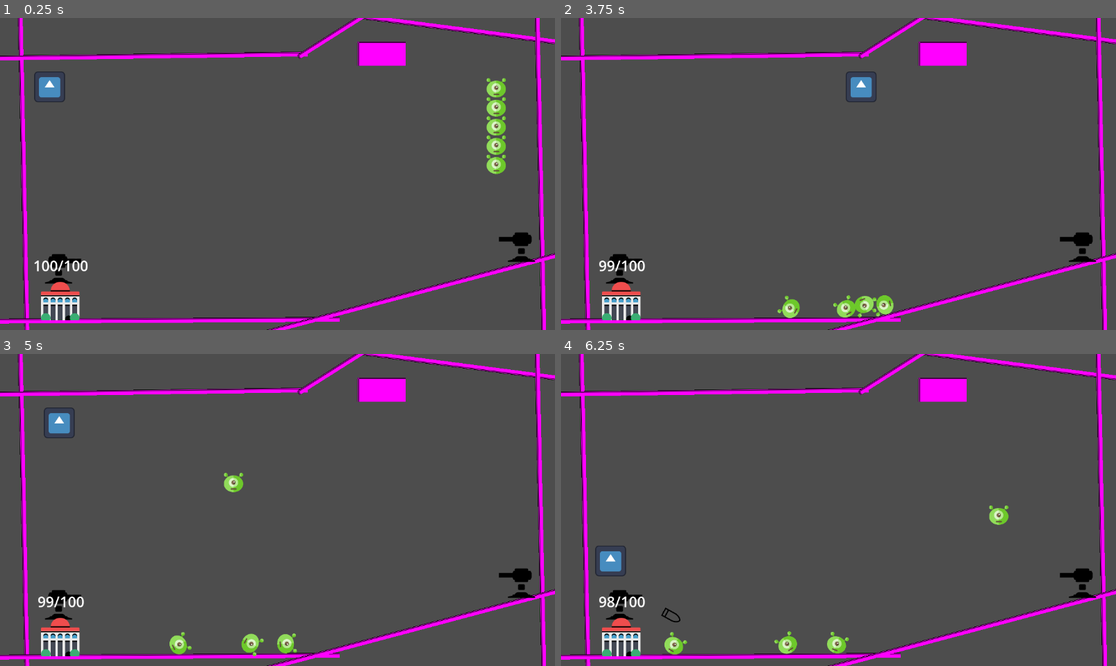
Above: before the commit, frames 1-4 (two rows, left to right).
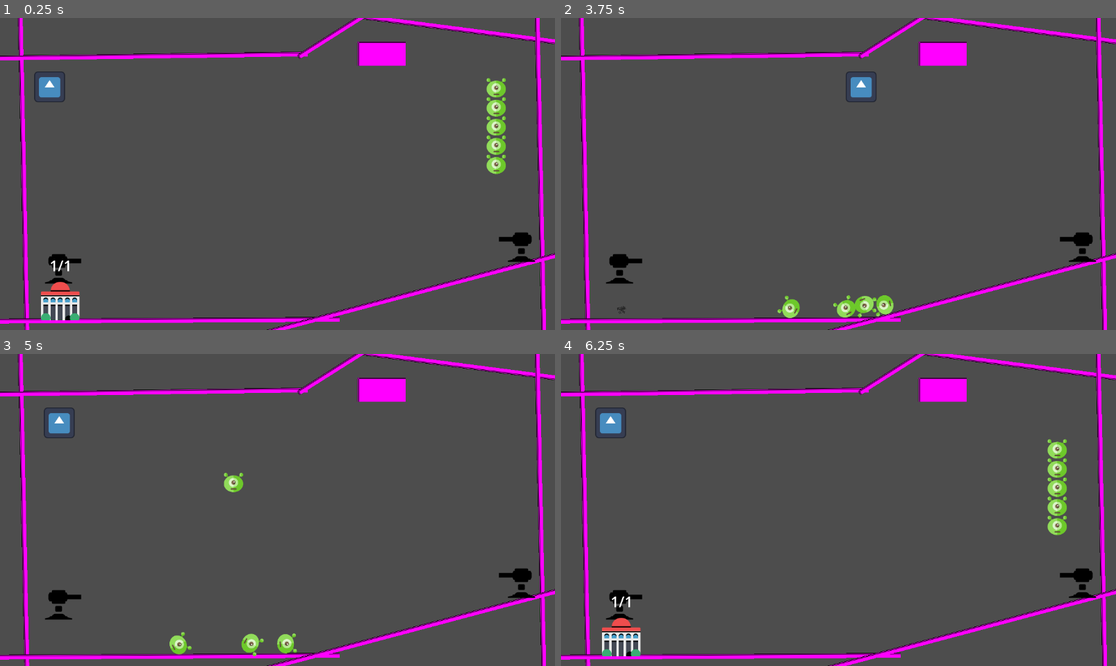
Above: after the commit, the same moments.

Repository: gasbank/godot-llm-yyt
Game: Godot game, scene res://game.tscn
Two runs of this game, one before a commit and one after it. Both use one fixed random seed, a clock stepped at 60 frames per second and the inputs below. The engine's default icon, where the game draws it, is replaced by a stand-in: a white triangle on a blue panel in a dark square.
Inputs (mouse positions are in pixels of both pictures, inside the frame that each line leads up to):
- Up to frame 1 (0.25 s): no input
- Up to frame 2 (3.75 s): tap Enter at 0.5, 0.6, 2.1, 3.6 s; move the mouse to (960, 158) at 0.52 s; hold D (move_right) 0.53-1.28 s; click (960, 158) at 0.67 s; move the mouse to (727, 189) at 1.27 s; hold S (move_down) 1.28-2.03 s; tap Keypad Enter at 1.35, 2.85 s; move the mouse to (894, 105) at 2.02 s; hold D (move_right) 2.03-2.78 s; move the mouse to (810, 236) at 2.77 s; hold W (move_up) 2.78-3.53 s; click (810, 236) at 2.92 s; move the mouse to (1005, 220) at 3.52 s; hold A (move_left) from 3.53 s (still down)
- Up to frame 3 (5 s): keep holding A (move_left); move the mouse to (111, 463) at 4.27 s; tap Keypad Enter at 4.35 s
- Up to frame 4 (6.25 s): move the mouse to (866, 510) at 5.02 s; release A (move_left) at 5.03 s; hold S (move_down) 5.03-5.75 s; tap Enter at 5.1 s; click (866, 510) at 5.17 s; click (838, 544) at 5.75 s, where only the run after the commit has a clickable "재도전!"

The runs differ from the first frame. In frame 1, 0.1% of the frame differs, in the area x 6-16%, y 77-82%; in frame 2, 0.8%; in frame 3, 0.8%; in frame 4, 2.4%, in the area x 6-92%, y 17-97%.

Commit message:
건물 파괴 & 게임 오버와 재시도

Diff:
--- /dev/null
+++ b/Delay.gd
@@ -0,0 +1,9 @@
+extends Node
+
+func after(sec: float, callable: Callable) -> void:
+	var t := get_tree().create_timer(sec)
+	t.timeout.connect(callable)
+
+func pause():
+	print('hey')
+	get_tree().paused = true
--- a/building.gd
+++ b/building.gd
@@ -1,12 +1,27 @@
 extends Area2D
+class_name Building
 
 @export var hp: int = 100
 @export var max_hp: int = 100
 
+signal building_destroyed()
+
 func _ready() -> void:
 	body_entered.connect(_on_body_entered)
+	_update_hp_text()
 
 func _on_body_entered(other: Node) -> void:
 	other.queue_free()
 	hp -= 1
+	_update_hp_text()
+	if hp <= 0:
+		queue_free()
+		var explosion := preload('res://explosion.tscn').instantiate() as GPUParticles2D
+		explosion.global_position = global_position
+		explosion.restart()
+		get_parent().add_child(explosion)
+		building_destroyed.emit()
+		#Delay.after(2.0, func(): Delay.pause())
+
+func _update_hp_text():
 	$HPText.text = "%d/%d" % [hp, max_hp]
--- a/game.gd
+++ b/game.gd
@@ -1,14 +1,34 @@
 extends Node2D
 
 @export var enemy_scene: PackedScene
-@onready var spawn_point: Node2D = $SpawnPoint
+@export var spawn_point: Node2D
 
 func _ready() -> void:
 	# 예: 시작하자마자 5개 생성
 	spawn_multiple(5)
+
+	for building in _collect_building_with_type(self):
+		building.building_destroyed.connect(_on_building_destroyed)
 
 func spawn_multiple(count: int) -> void:
 	for i in range(count):
 		var enemy = enemy_scene.instantiate()      # ① 프리팹 인스턴스 생성
 		enemy.position = spawn_point.position      # ② 생성 위치 지정
 		add_child(enemy)                           # ③ 씬 트리에 추가
+
+func _collect_building_with_type(root: Node) -> Array[Building]:
+	var bucket: Array[Building] = []
+	if root is Building:
+		bucket.append(root)
+	for child in root.get_children():
+		bucket.append_array(_collect_building_with_type(child))
+	return bucket
+
+func _on_building_destroyed() -> void:
+	await get_tree().create_timer(2.0).timeout
+
+	get_tree().paused = true
+
+	var game_over_canvas_layer := preload('res://game_over_canvas_layer.tscn').instantiate()
+	game_over_canvas_layer.process_mode = Node.PROCESS_MODE_ALWAYS
+	add_child(game_over_canvas_layer)
--- a/game.tscn
+++ b/game.tscn
@@ -21,9 +21,10 @@
 [sub_resource type="PlaceholderTexture2D" id="PlaceholderTexture2D_fc0e3"]
 size = Vector2(800, 10)
 
-[node name="Node2D" type="Node2D"]
+[node name="Node2D" type="Node2D" node_paths=PackedStringArray("spawn_point")]
 script = ExtResource("1_eow3j")
 enemy_scene = ExtResource("6_ryrav")
+spawn_point = NodePath("SpawnPoint")
 
 [node name="TestArea2D" type="Area2D" parent="."]
 position = Vector2(792, 74)
@@ -133,6 +134,8 @@
 collision_layer = 16
 collision_mask = 6
 script = ExtResource("11_lc2xo")
+hp = 1
+max_hp = 1
 
 [node name="CollisionShape2D" type="CollisionShape2D" parent="Building"]
 position = Vector2(0, -42)
@@ -153,6 +156,7 @@
 
 [node name="EnemyTurret" parent="." instance=ExtResource("8_mfdv2")]
 position = Vector2(1073, 516)
-scale = Vector2(-1, 1)
+rotation = 3.14159
+scale = Vector2(1, -1)
 bullet_prefab = ExtResource("6_ryrav")
 only_spawn_if_enemy_exists = false
--- /dev/null
+++ b/game_over_canvas_layer.gd
@@ -0,0 +1,10 @@
+extends CanvasLayer
+
+@export var button: Button
+
+func _ready() -> void:
+	button.pressed.connect(restart_current_scene)
+
+func restart_current_scene():
+	get_tree().paused = false
+	get_tree().reload_current_scene()
--- /dev/null
+++ b/game_over_canvas_layer.tscn
@@ -0,0 +1,42 @@
+[gd_scene load_steps=3 format=3 uid="uid://dwgubdkfiib2a"]
+
+[ext_resource type="Script" uid="uid://cwjs00dy2rx5b" path="res://game_over_canvas_layer.gd" id="1_jtlml"]
+
+[sub_resource type="LabelSettings" id="LabelSettings_mfdv2"]
+font_size = 100
+
+[node name="GameOverCanvasLayer" type="CanvasLayer" node_paths=PackedStringArray("button")]
+script = ExtResource("1_jtlml")
+button = NodePath("Panel/VBoxContainer/RetryButton")
+
+[node name="Panel" type="Panel" parent="."]
+anchors_preset = 15
+anchor_right = 1.0
+anchor_bottom = 1.0
+grow_horizontal = 2
+grow_vertical = 2
+
+[node name="VBoxContainer" type="VBoxContainer" parent="Panel"]
+layout_mode = 1
+anchors_preset = 8
+anchor_left = 0.5
+anchor_top = 0.5
+anchor_right = 0.5
+anchor_bottom = 0.5
+offset_left = -328.0
+offset_top = -98.5
+offset_right = 328.0
+offset_bottom = 98.5
+grow_horizontal = 2
+grow_vertical = 2
+
+[node name="Label" type="Label" parent="Panel/VBoxContainer"]
+layout_mode = 2
+text = "GAME OVER!!!"
+label_settings = SubResource("LabelSettings_mfdv2")
+horizontal_alignment = 1
+vertical_alignment = 1
+
+[node name="RetryButton" type="Button" parent="Panel/VBoxContainer"]
+layout_mode = 2
+text = "재도전!"
--- a/project.godot
+++ b/project.godot
@@ -19,6 +19,7 @@
 
 OllamaClient="*res://OllamaClient.gd"
 Utils="*res://Utils.gd"
+Delay="*res://Delay.gd"
 
 [gui]
 
Not shown, added: Delay.gd.uid
Not shown, added: game_over_canvas_layer.gd.uid
